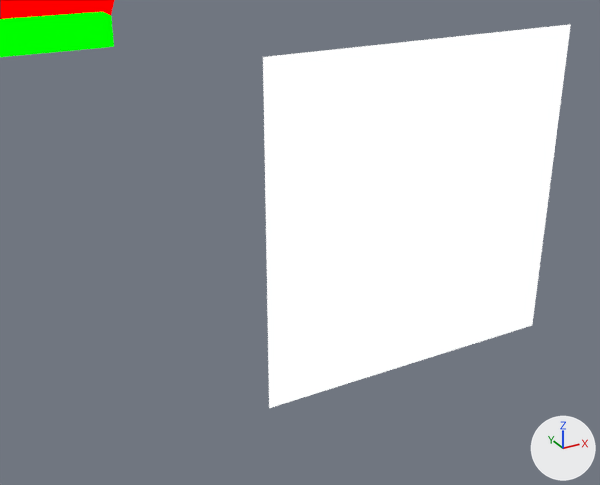
What one commit did to the Blender file assets-source/blender/motion/diplodocus-walk.blend.
The view is the same before and after, from a 50 mm camera at (141.01, -33.22, 31.1) aimed at (143.22, -29.21, 29.1). Arrows for +X, +Y and +Z are at lower right; the lights stay in place. The first picture is the older version.

The scene before the commit, as lines of its bpy script (objects in view):
```python
me_dinotycoon_motion_diplodocus_walk_sample_eye = bpy.data.meshes.new('DinoTycoon_Motion_diplodocus_walk_sample_eye')
me_dinotycoon_motion_diplodocus_walk_sample_eye.from_pydata(...)  # 8 vertices, 6 faces; spans x 142.6..144.4, y -30.0, z 28.6..30.4
me_dinotycoon_motion_diplodocus_walk_sample_eye.materials.append(mat_dinotycoon_role_e)  # white #ffffff
me_dinotycoon_motion_diplodocus_walk_sample_head = bpy.data.meshes.new('DinoTycoon_Motion_diplodocus_walk_sample_head')
me_dinotycoon_motion_diplodocus_walk_sample_head.from_pydata(...)  # 10 vertices, 7 faces; spans x 139.0..150.0, y -5.0..-3.0, z 26.0..31.0
me_dinotycoon_motion_diplodocus_walk_sample_head.materials.append(mat_dinotycoon_role_b)  # red #ff0000
me_dinotycoon_motion_diplodocus_walk_sample_jaw = bpy.data.meshes.new('DinoTycoon_Motion_diplodocus_walk_sample_jaw')
me_dinotycoon_motion_diplodocus_walk_sample_jaw.from_pydata(...)  # a box spanning x 144.0..149.0, y -6.0..-4.0, z 26.0..27.0
me_dinotycoon_motion_diplodocus_walk_sample_jaw.materials.append(mat_dinotycoon_role_d)  # green #00ff00
ob_dinotycoon_motion_diplodocus_walk_eye = bpy.data.objects.new('DinoTycoon_Motion_diplodocus_walk_eye', me_dinotycoon_motion_diplodocus_walk_sample_eye)
ob_dinotycoon_motion_diplodocus_walk_eye.location = (0.0, 0.0, 0.0)
ob_dinotycoon_motion_diplodocus_walk_head = bpy.data.objects.new('DinoTycoon_Motion_diplodocus_walk_head', me_dinotycoon_motion_diplodocus_walk_sample_head)
ob_dinotycoon_motion_diplodocus_walk_head.location = (0.0, 0.0, 0.0)
ob_dinotycoon_motion_diplodocus_walk_jaw = bpy.data.objects.new('DinoTycoon_Motion_diplodocus_walk_jaw', me_dinotycoon_motion_diplodocus_walk_sample_jaw)
ob_dinotycoon_motion_diplodocus_walk_jaw.location = (0.0, 0.0, 0.0)
```
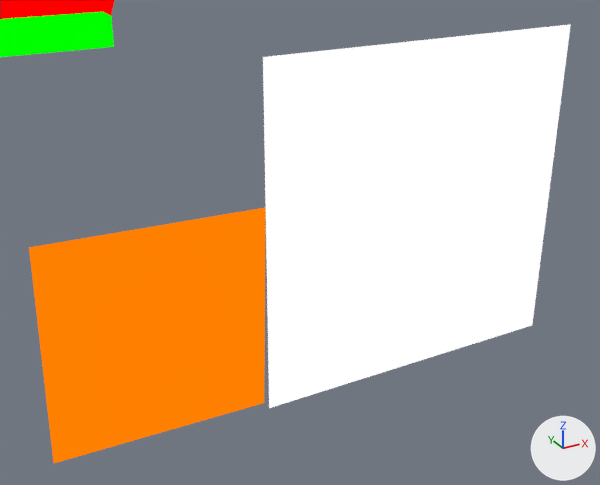
The newer file adds a shape key; the second version is drawn at full value of the shape key 'walk_02' of 'DinoTycoon_Motion_diplodocus_walk_eye_white', and the change is written as the vertex moves it makes.

Boxes (x1, y1, x2, y2) around the edits, measured in the pictures (600 x 485 px):
'DinoTycoon_Motion_diplodocus_walk_eye_white', added (orange): after (29, 207, 266, 463)

Patch to the scene script:
```diff
--- a/assets-source/blender/motion/diplodocus-walk.blend.py
+++ b/assets-source/blender/motion/diplodocus-walk.blend.py
@@ mat_dinotycoon_role_y @@
+mat_dinotycoon_role_y = emission_material('DinoTycoon_Role_Y')
+mat_dinotycoon_role_y.base_color = (1.0, 0.216, 0.0)  # orange #ff8000
@@ me_dinotycoon_motion_diplodocus_walk_sample_eye_white @@
+me_dinotycoon_motion_diplodocus_walk_sample_eye_white.from_pydata([(141.694, -29.0, 29.311), (143.093, -29.0, 29.276), (143.058, -29.0, 27.877), (141.659, -29.0, 27.912), (141.694, -29.0, 29.311), (143.093, -29.0, 29.276), (143.058, -29.0, 27.877), (141.659, -29.0, 27.912)], [], [(3, 2, 1, 0), (4, 5, 6, 7), (0, 1, 5, 4), (1, 2, 6, 5), (2, 3, 7, 6), (3, 0, 4, 7)])
+me_dinotycoon_motion_diplodocus_walk_sample_eye_white.materials.append(mat_dinotycoon_role_y)  # orange #ff8000
@@ ob_dinotycoon_motion_diplodocus_walk_eye_white @@
+ob_dinotycoon_motion_diplodocus_walk_eye_white = bpy.data.objects.new('DinoTycoon_Motion_diplodocus_walk_eye_white', me_dinotycoon_motion_diplodocus_walk_sample_eye_white)
+ob_dinotycoon_motion_diplodocus_walk_eye_white.location = (0.0, 0.0, 0.0)
```
